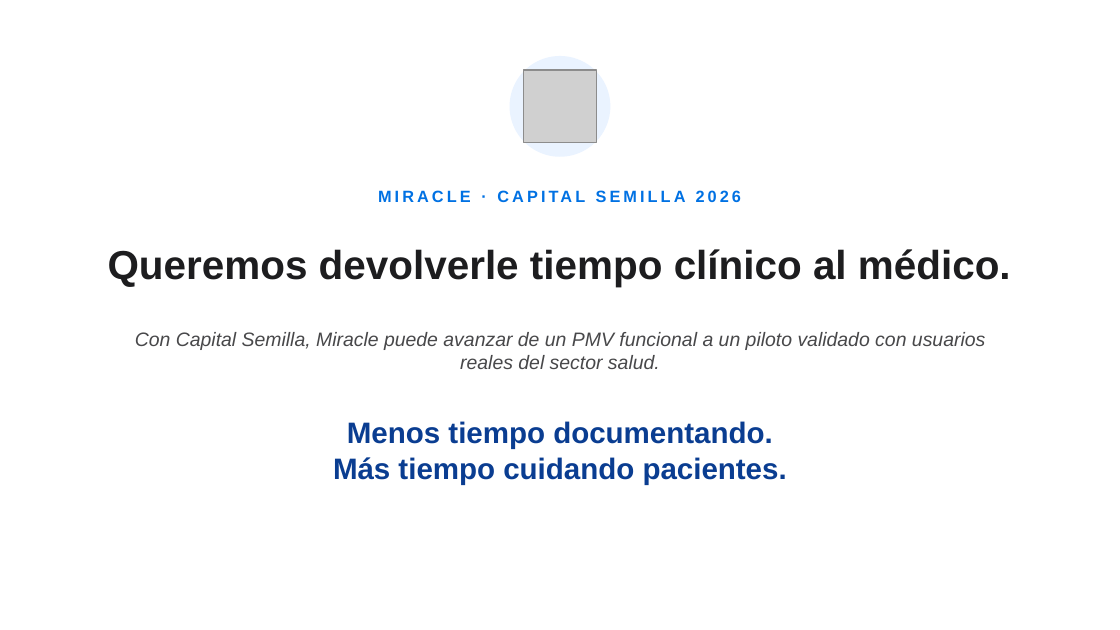
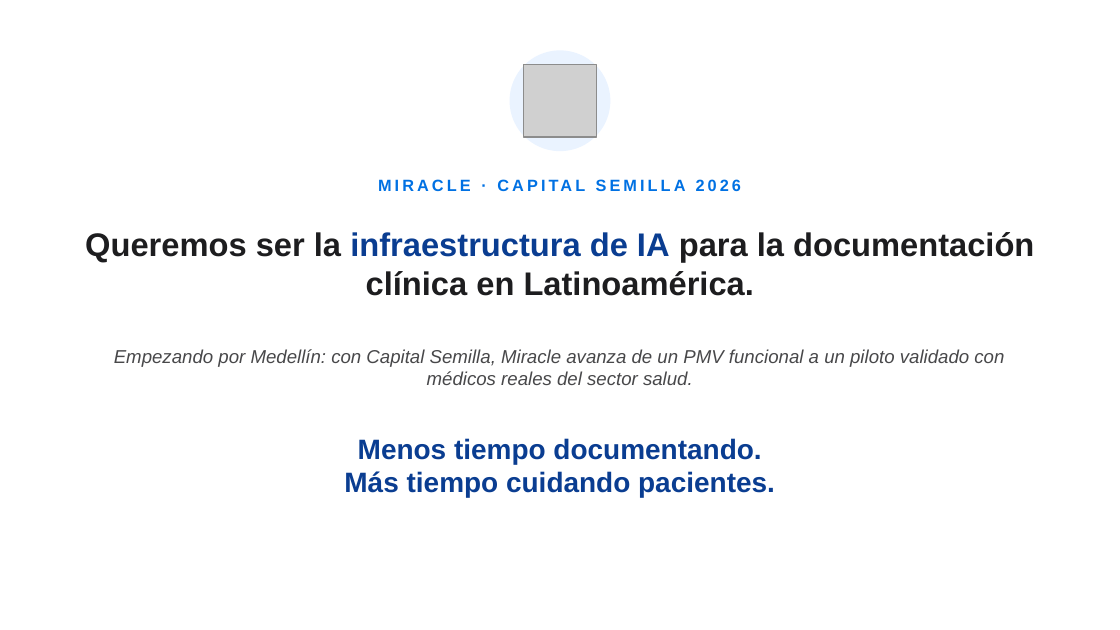
Before and after one commit to joseph1356k/presentaci-n-capital-semilla-, a slide deck: slide 13 of miracle_capital_semilla_pitch.pptx (slide 12 before the commit). Drawn at 1120x630 pixels with LibreOffice and Linux fonts; fonts in the diff are those of the drawing; grey boxes stand for pictures. Boxes give left, top, right and bottom in pixels: in the first picture for what was removed or moved away, otherwise in the second. Text is boxed around its words. In the diff, an @@ line names an element or a change of style, - is before the commit and + after.

Commit message:
Regenerate PPTX to match the 13-slide deck (why-now, competencia, mercado, defensibilidad)
Same white/blue clinical style; brings the PowerPoint in sync with index.html.

```diff
--- a/miracle_capital_semilla_pitch.pptx
+++ b/miracle_capital_semilla_pitch.pptx
@@ ellipse: place and size @@
-ellipse at (510,56,610,157)
+ellipse at (510,50,610,151)
@@ picture: place and size @@
-picture at (524,71,597,143)
+picture at (524,65,597,138)
@@ text "MIRACLE · CAPITAL SEMILLA 2026" rewrapped from (176,332,311,350) to (366,349,496,367) @@
@@ text added at (85,232,1034,296), 21 pt, text #1D1D1F, bold @@
+Queremos ser la infraestructura de IA para la documentación clínica en Latinoamérica.
@@ text removed at (108,249,1011,287) @@
-Queremos devolverle tiempo clínico al médico.
@@ text at (114,349,1004,385): text changed; size 12.5 to 12 pt @@
-Con Capital Semilla, Miracle puede avanzar de un PMV funcional a un piloto validado con usuarios reales del sector salud.
+Empezando por Medellín: con Capital Semilla, Miracle avanza de un PMV funcional a un piloto validado con médicos reales del sector salud.
@@ text "Menos tiempo documentando.": place and size @@
-text "Menos tiempo documentando." at (333,421,787,485)
+text "Menos tiempo documentando." at (344,438,775,497)
@@ text "Menos tiempo documentando." at (344,438,775,497): size 19 to 18 pt @@
```
Also in this commit, not shown: 5 other slides changed, 7 slides added, 6 slides removed.
